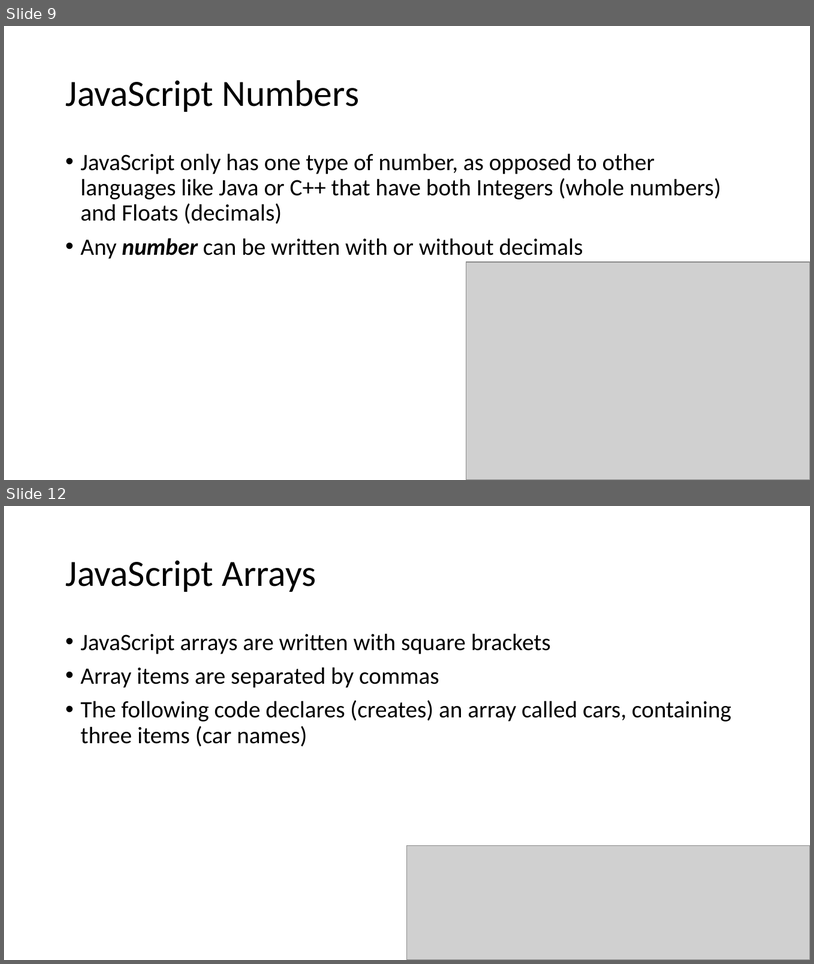
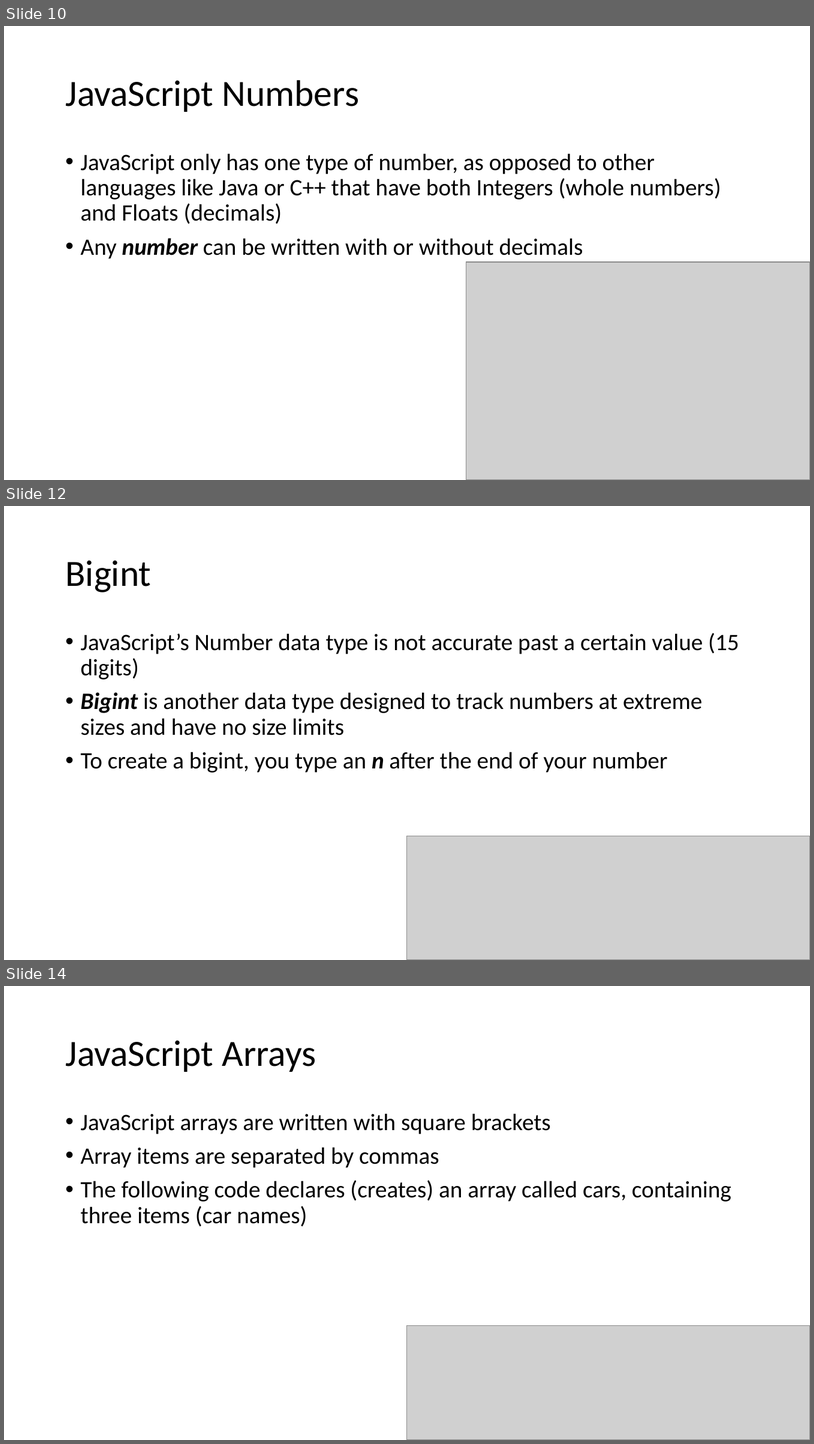
Before and after one commit to YWCANWIL-TechLab/Module3-Exercises, a slide deck: slides/Module 3 - Data Types.pptx. Shown one above the other, each under a label of ours: slides 9 and 12 before the commit, slides 10, 12 and 14 after it; the slides between them are not shown. The pictures are 814x964 and 814x1444 pixels, drawn with LibreOffice and Linux fonts; fonts in the diff are those of the drawing; grey boxes stand for pictures. Boxes give left, top, right and bottom in pixels: in the first picture for what was removed or moved away, otherwise in the second. Text is boxed around its words. In the diff, an @@ line names an element or a change of style, - is before the commit and + after.

```diff
--- a/slides/Module 3 - Data Types.pptx
+++ b/slides/Module 3 - Data Types.pptx
@@ slide 12 added at (x1=4, y1=506, x2=810, y2=960), background #FFFFFF @@
@@ title added at (x1=65, y1=560, x2=151, y2=592), 44 pt, text #000000 @@
+Bigint
@@ text added at (x1=81, y1=633, x2=740, y2=772), 28 pt, text #000000 @@
+• JavaScript’s Number data type is not accurate past a certain value (15 digits)
+• Bigint is another data type designed to track numbers at extreme sizes and have no size limits
+• To create a bigint, you type an n after the end of your number
@@ picture added at (x1=408, y1=835, x2=810, y2=960) @@
@@ what was slide 9 is now slide 10 @@
@@ what was slide 12 is now slide 14 @@
```
Also in this commit, not shown: 26 slides changed, 1 other slide added, 1 slide removed, 4 other files.
